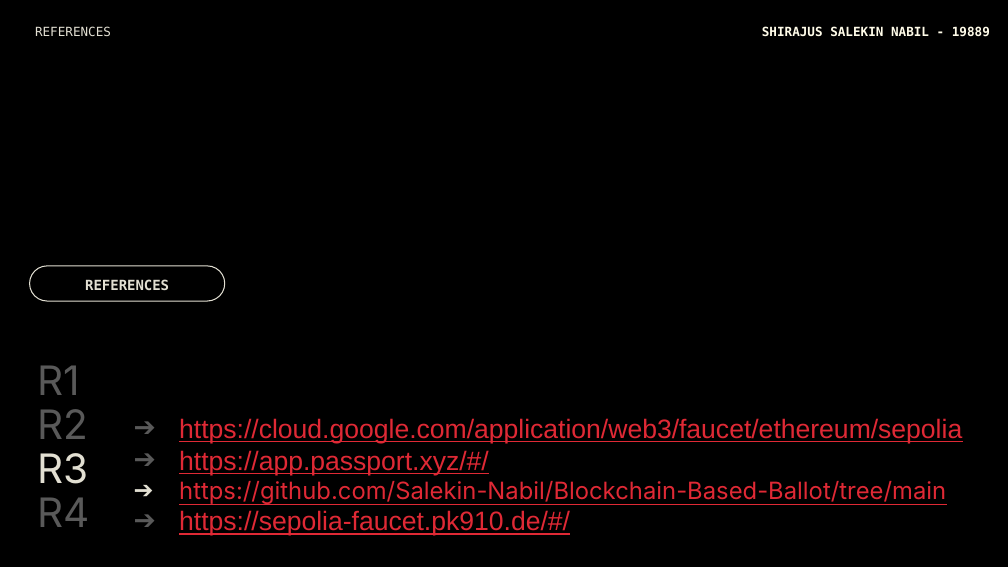
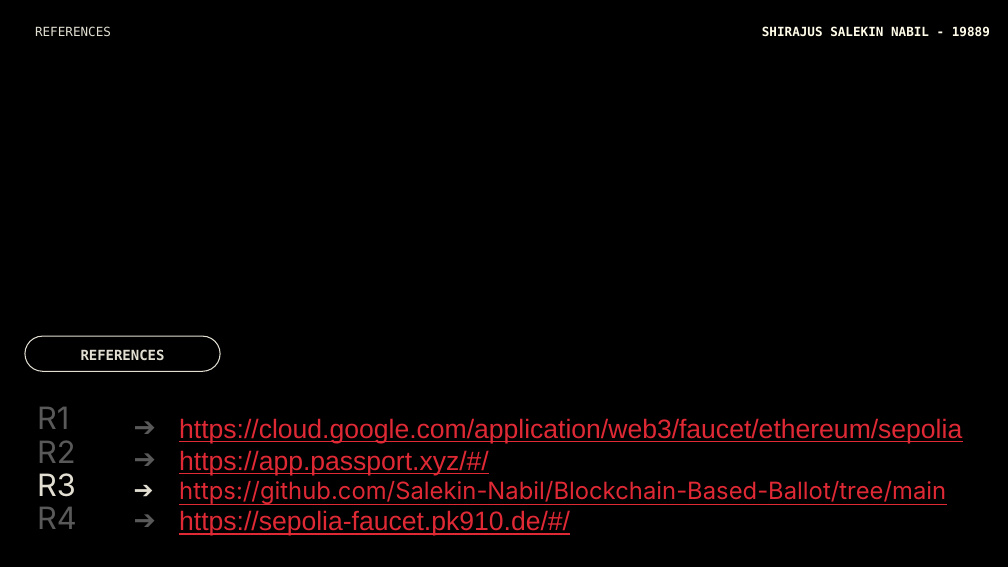
Before and after one commit to Salekin-Nabil/Blockchain-Based-Ballot, a slide deck: slide 14 of Week 13 Homework 1_CS572_Nabil_Shirajus_Salekin_19889.pptx. Drawn at 1008x567 pixels with LibreOffice and Linux fonts; fonts in the diff are those of the drawing. Boxes give left, top, right and bottom in pixels: in the first picture for what was removed or moved away, otherwise in the second. Text is boxed around its words. In the diff, an @@ line names an element or a change of style, - is before the commit and + after.

```diff
--- a/Week 13 Homework 1_CS572_Nabil_Shirajus_Salekin_19889.pptx
+++ b/Week 13 Homework 1_CS572_Nabil_Shirajus_Salekin_19889.pptx
@@ rounded rectangle "REFERENCES": place and size @@
-rounded rectangle "REFERENCES" at [29, 266, 225, 301]
+rounded rectangle "REFERENCES" at [25, 336, 221, 371]
@@ text "R1": place and size @@
-text "R1" at [37, 365, 89, 527]
+text "R1" at [37, 407, 77, 529]
@@ text "R1" at [37, 407, 77, 529]: size 29 to 22 pt @@
```
Also in this commit, not shown: 2 other slides changed.
